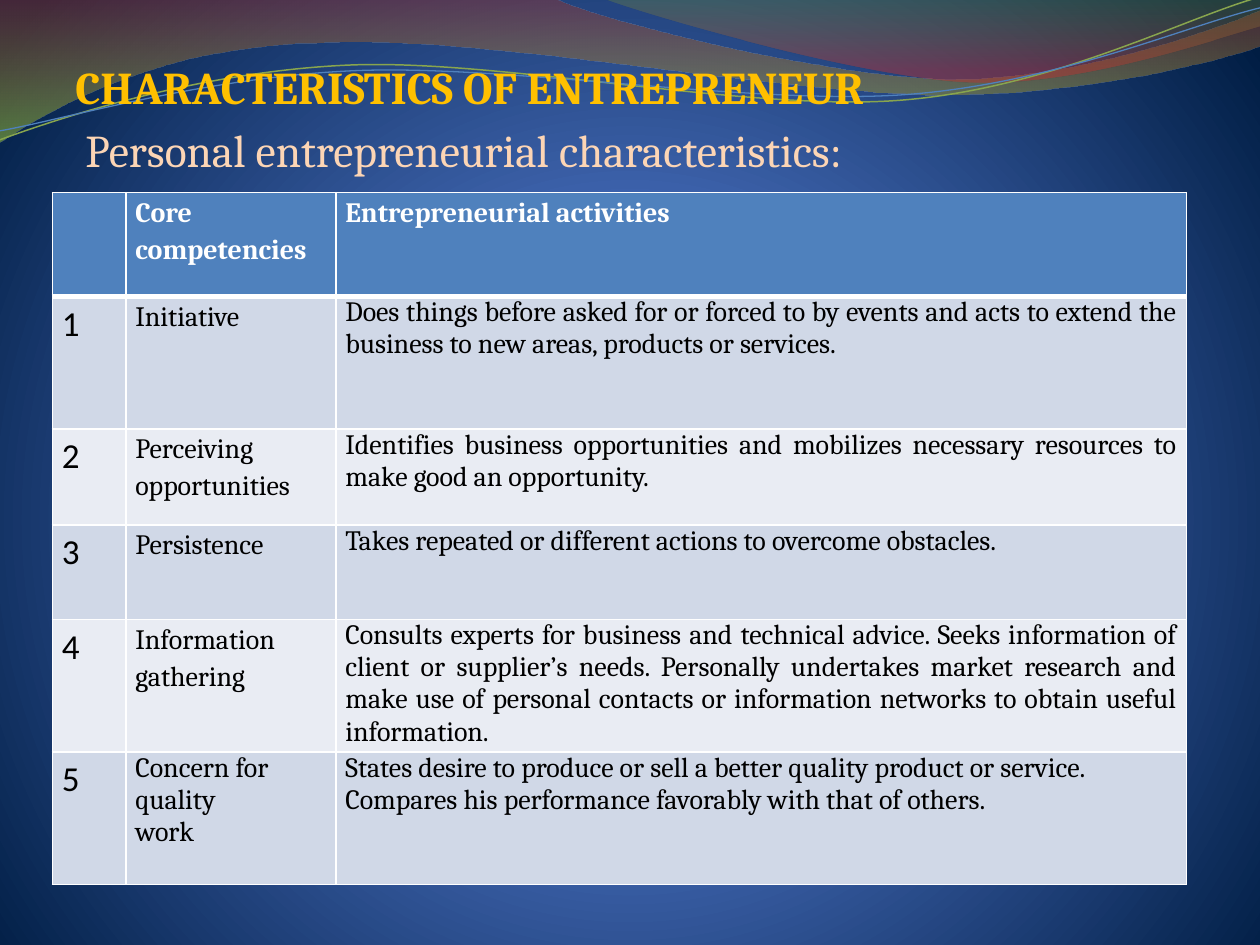
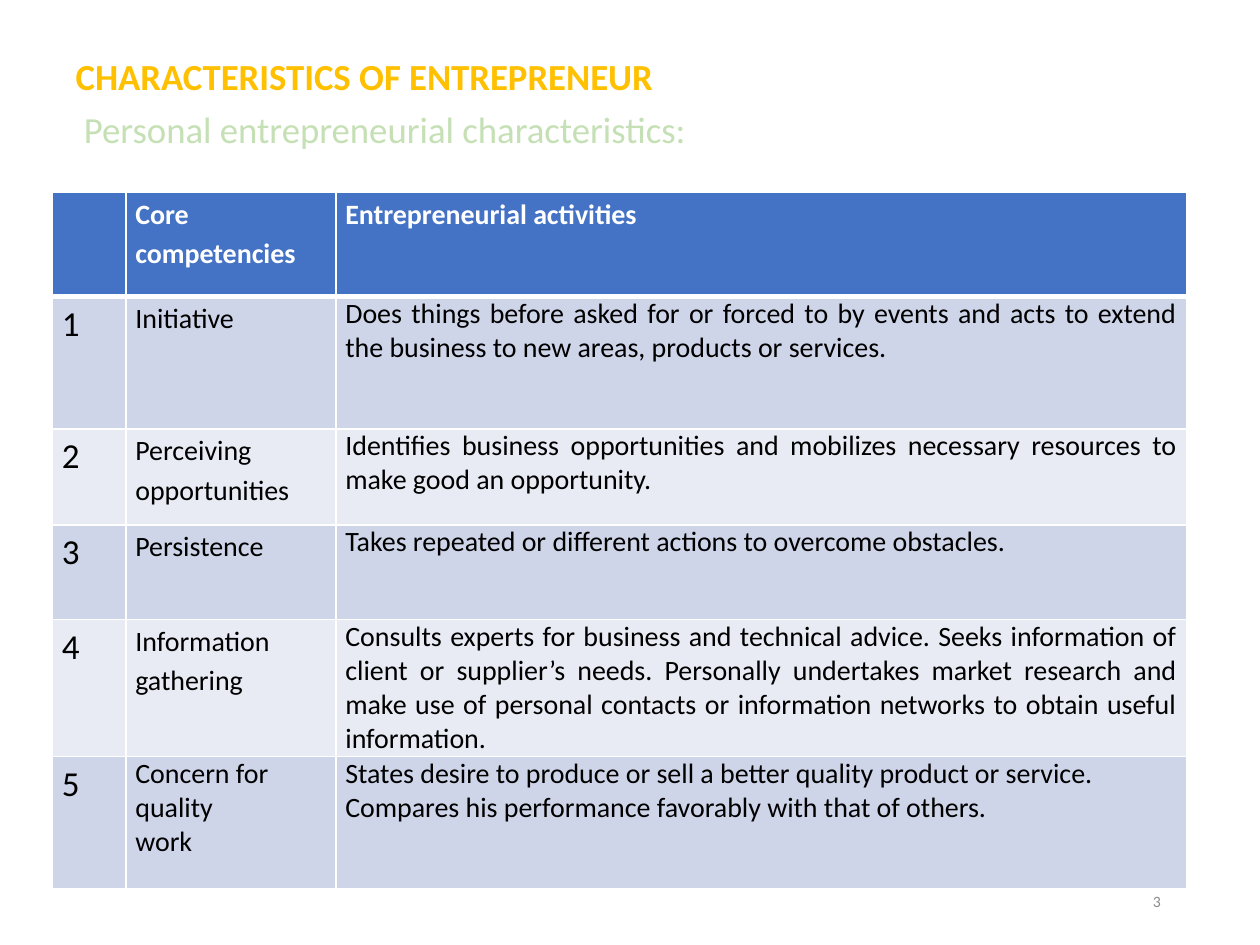
Before and after one commit to DroidFreak32/8sem, a slide deck: slide 3 of OME/ENTREPRENEURSHIP 1 unit4.pptx. Drawn at 1260x945 pixels with LibreOffice and Linux fonts; fonts in the diff are those of the drawing. Boxes give left, top, right and bottom in pixels: in the first picture for what was removed or moved away, otherwise in the second. Text is boxed around its words. In the diff, an @@ line names an element or a change of style, - is before the commit and + after.

```diff
--- a/OME/ENTREPRENEURSHIP 1 unit4.pptx
+++ b/OME/ENTREPRENEURSHIP 1 unit4.pptx
@@ background gradient #4D75D6 to #4E72C7 to #001F44 to #FFFFFF @@
@@ freeform shape removed at (0, 0, 1260, 142) @@
@@ freeform shape removed at (0, 0, 1260, 147) @@
@@ freeform shape removed at (0, 8, 1260, 141) @@
@@ freeform shape removed at (604, 0, 1260, 87) @@
@@ text "CHARACTERISTICS OF ENTREPRENEUR" at (76, 66, 685, 149): size 26 to 21 pt, font Cambria to Calibri; text colour #FCD5B5 to #C5E0B4 in "Personal entrepreneurial characteristics:"; indent changed; line spacing 1 to 0.9; more space between paragraphs @@
@@ table at (53, 193, 1187, 887) @@
@@ fill #4F81BD to #4472C4 in row 1 @@
@@ fill #D0D8E8 to #CFD5EA in 9 cells @@
@@ fill #E9EDF4 to #E9EBF5 in 6 cells @@
@@ font Cambria to Calibri @@
@@ page number added at (1153, 897, 1161, 907), 9 pt, text #8C8C8C @@
+3
```
Also in this commit, not shown: 18 other slides changed, 13 other files.
